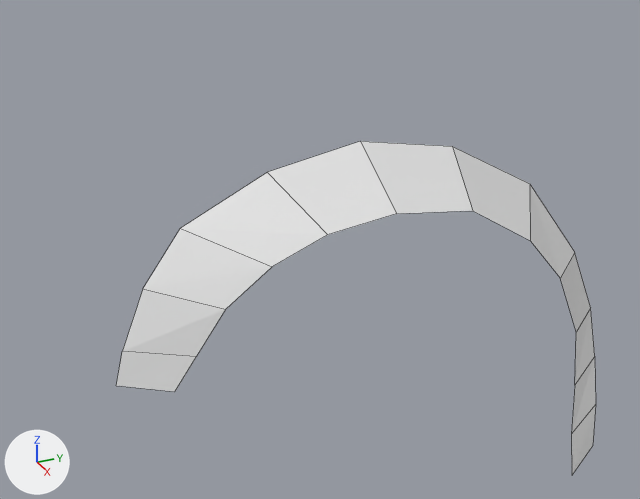
One commit to the Blender file Summer2026Projects/HardSurfaceCar.blend: the scene before it, then after it.
The view is the same before and after, from a camera (50 mm lens) standing at (2.578, -1.864, 1.592) and looking at (0.964, -1.138, 0.785). The lights are fixed; the arrows at lower left show +X, +Y and +Z. The first picture is the older version. Mesh edges are drawn as thin lines.
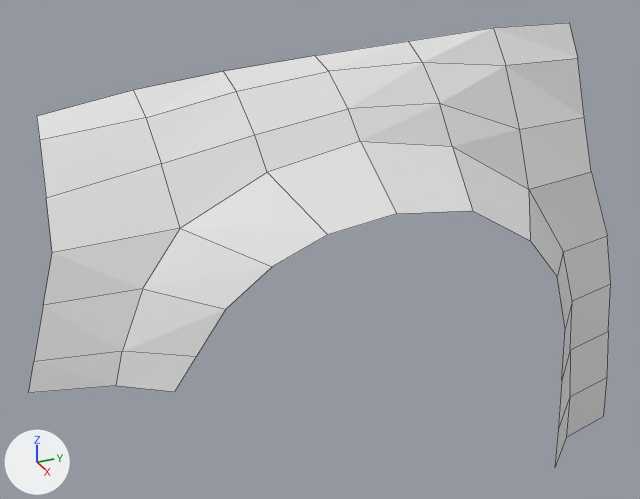
Patch to the scene script:
```diff
--- a/Summer2026Projects/HardSurfaceCar.blend.py
+++ b/Summer2026Projects/HardSurfaceCar.blend.py
@@ me_plane @@
 # used by ob_plane; location = (1.223, -1.095, 1.016)
-me_plane.from_pydata(...)  # 26 vertices, 12 faces; spans x -0.174..0.0, y -0.545..0.655, z -0.849..0.04
+me_plane.from_pydata(...)  # 57 vertices, 38 faces; spans x -0.365..0.0, y -0.693..0.746, z -0.844..0.206
+# me_plane part 1
+# 11 vertices move from x -0.174..0.0, y 0.409..0.655, z -0.849..-0.122 to x -0.145..-0.008, y 0.408..0.601, z -0.844..-0.122
+# 31 vertices are added at x -0.365..-0.1, y -0.693..0.746, z -0.828..0.206
+# 26 new faces join them
```

Pixel boxes [x1, y1, x2, y2] of what changed, in the pictures (640 x 499 px):
'Plane', reshaped (21% wider, 33% taller)
    before: [116, 141, 596, 475]
    after: [29, 23, 611, 466]
part 1 of me_plane, built on
    before: [452, 146, 596, 475]
    after: [29, 23, 611, 466]
